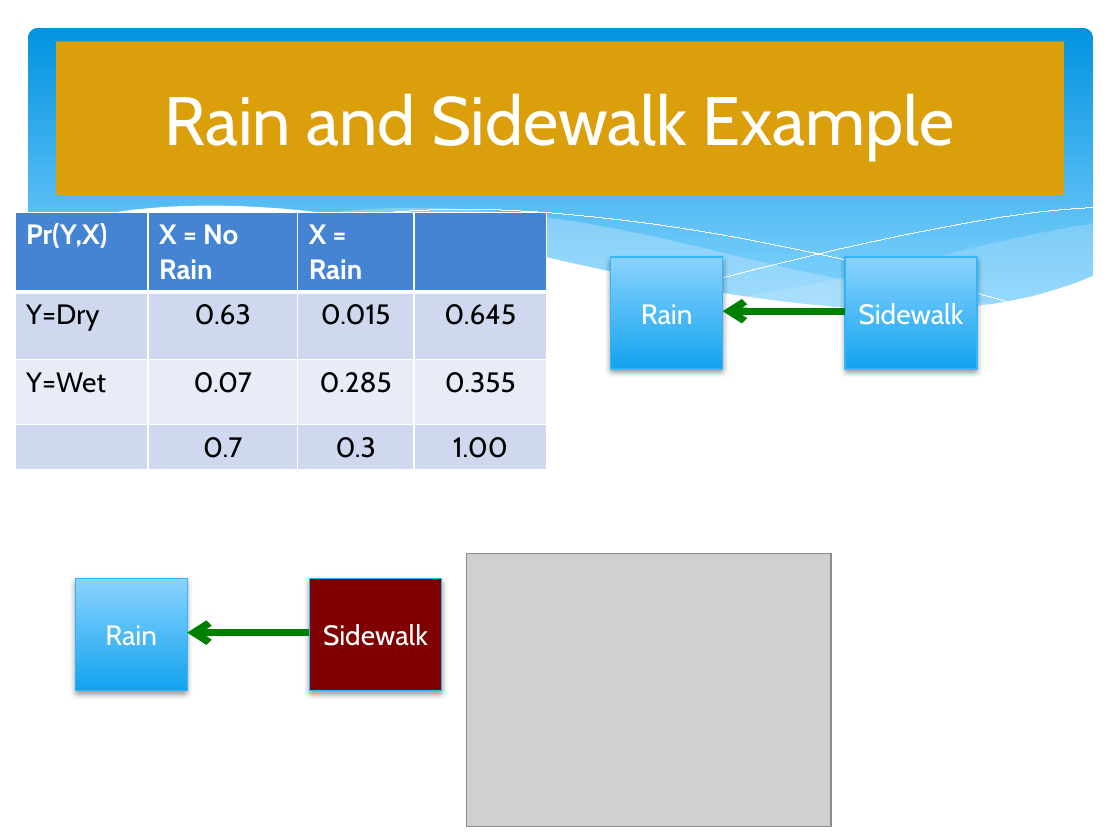
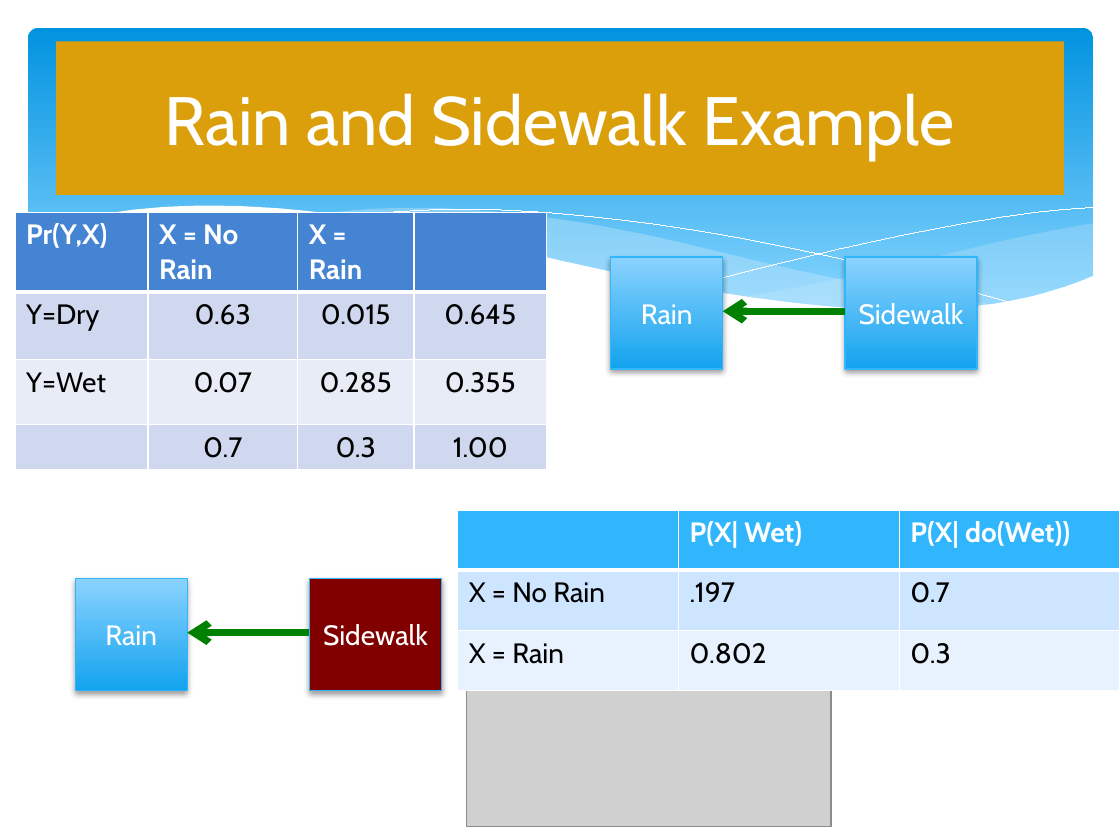
Before and after one commit to LeJit/DSSGLearningLunch, a slide deck: slide 5 of Causation.pptx. Drawn at 1120x840 pixels with LibreOffice and Linux fonts; fonts in the diff are those of the drawing; grey boxes stand for pictures. Boxes give left, top, right and bottom in pixels: in the first picture for what was removed or moved away, otherwise in the second. Text is boxed around its words. In the diff, an @@ line names an element or a change of style, - is before the commit and + after.

```diff
--- a/Causation.pptx
+++ b/Causation.pptx
@@ table added at (458, 511, 1120, 691), 3 rows, 3 columns @@
+ | P(X| Wet) | P(X| do(Wet))
+X = No Rain | .197 | 0.7
+X = Rain | 0.802 | 0.3
```
Also in this commit, not shown: 3 other slides changed, 1 slide removed, 1 other file.
